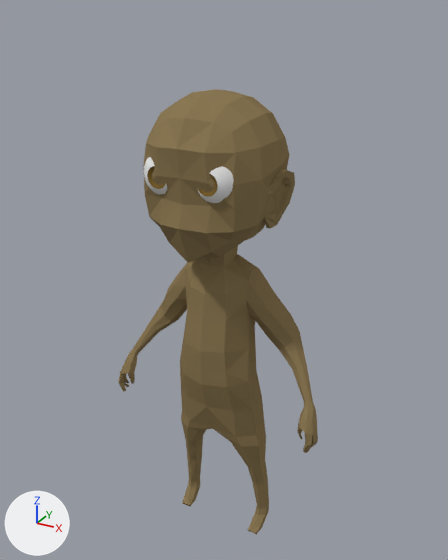
Before and after pictures for a commit that changed the Blender file theAdventuresOfStevePowers/blender/stevePowers/StevePowersSculpt.blend.
The view is the same before and after, from a 50 mm camera at (2.27, -4.07, 4.57) aimed at (-0.07, 0.19, 2.44). Arrows for +X, +Y and +Z are at lower left; the lights stay in place.

The first picture shows 'Body', 'Sphere'.
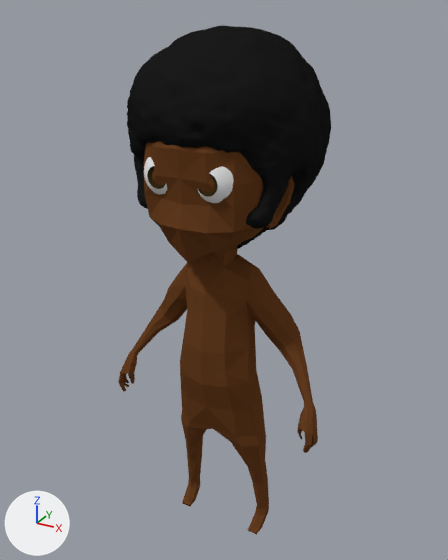
Commit message: Added an afro to Steve

Diff of the bpy script that builds the scene:
```diff
--- a/theAdventuresOfStevePowers/blender/stevePowers/StevePowersSculpt.blend.py
+++ b/theAdventuresOfStevePowers/blender/stevePowers/StevePowersSculpt.blend.py
@@ mat_skin @@
 mat_skin = diffuse_material('Skin')
-mat_skin.base_color = (0.26, 0.19, 0.0903)  # brown #8b7955
+mat_skin.base_color = (0.138, 0.0502, 0.0155)  # brown #683f21
@@ mat_afro @@
+mat_afro = diffuse_material('Afro')
+mat_afro.base_color = (0.0111, 0.0111, 0.0111)  # black #1b1b1b
@@ me_sphere_002 @@
+me_sphere_002.from_pydata(...)  # 14025 vertices, 13856 faces; spans x -0.92..0.92, y -0.9..0.96, z -1.1..0.76
+me_sphere_002.polygons.foreach_set('use_smooth', [True] * 13856)
+me_sphere_002.materials.append(mat_afro)  # black #1b1b1b
@@ ob_afro @@
+ob_afro = bpy.data.objects.new('Afro', me_sphere_002)
+ob_afro.location = (0.0, 0.161, 3.823)
+ob_afro.rotation_euler = (-0.574, 0.0, 0.0)  # degrees (-33, 0, 0)
+ob_afro.scale = (0.835, 0.835, 0.835)
```

What differs and where, as boxes [x1, y1, x2, y2] in the pictures (448 x 560 px):
'Body', recoloured
    both: [118, 89, 318, 534]
'Afro', added (black)
    after: [127, 26, 331, 249]
